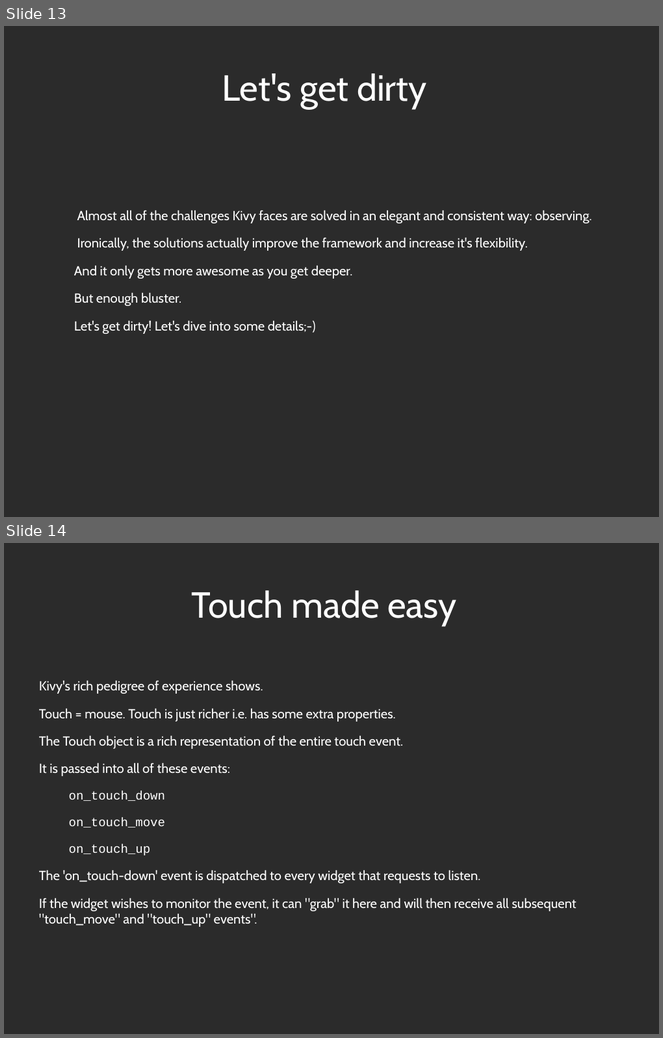
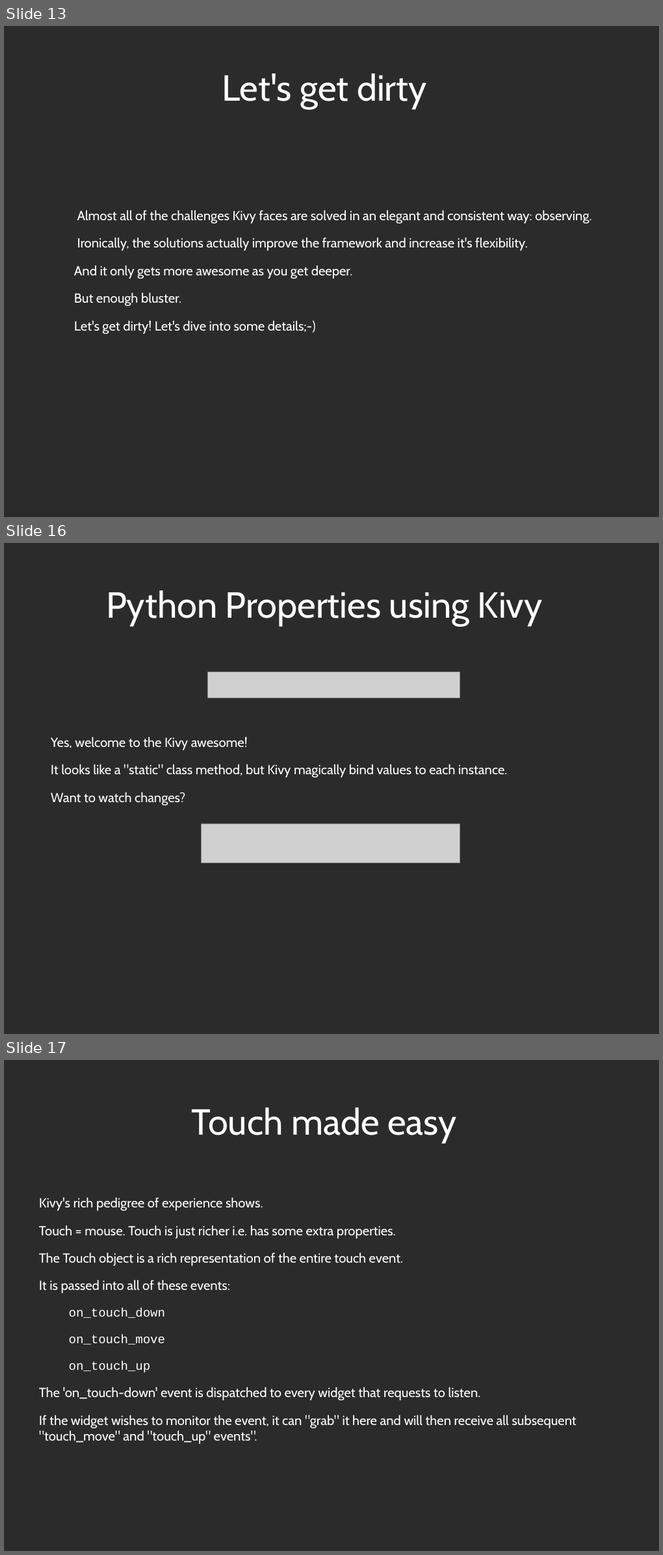
Before and after one commit to Zen-CODE/kivybits, a slide deck: PyCon/ZA 2013/PyCon.odp. Shown one above the other, each under a label of ours: slides 13 and 14 before the commit, slides 13, 16 and 17 after it; the slides between them are not shown. The pictures are 663x1038 and 663x1555 pixels, drawn with LibreOffice and Linux fonts; fonts in the diff are those of the drawing; grey boxes stand for pictures; background and template pictures are left out; a plain dark background stands for a picture behind light text. Boxes give left, top, right and bottom in pixels: in the first picture for what was removed or moved away, otherwise in the second. Text is boxed around its words. In the diff, an @@ line names an element or a change of style, - is before the commit and + after.

Commit message:
Added Kivy property

```diff
--- a/PyCon/ZA 2013/PyCon.odp
+++ b/PyCon/ZA 2013/PyCon.odp
@@ slide 16 added at box(4, 543, 659, 1034), background picture (left out) @@
@@ title added at box(106, 590, 543, 626), 44 pt, text #FFFFFF @@
+Python Properties using Kivy
@@ picture added at box(208, 672, 460, 698) @@
@@ text added at box(51, 737, 507, 806), 16 pt, text #FFFFFF @@
+Yes, welcome to the Kivy awesome!
+It looks like a "static" class method, but Kivy magically bind values to each instance.
+Want to watch changes?
@@ picture added at box(202, 824, 460, 863) @@
@@ what was slide 14 is now slide 17 @@
```
Also in this commit, not shown: 2 other slides added, 3 other files.
